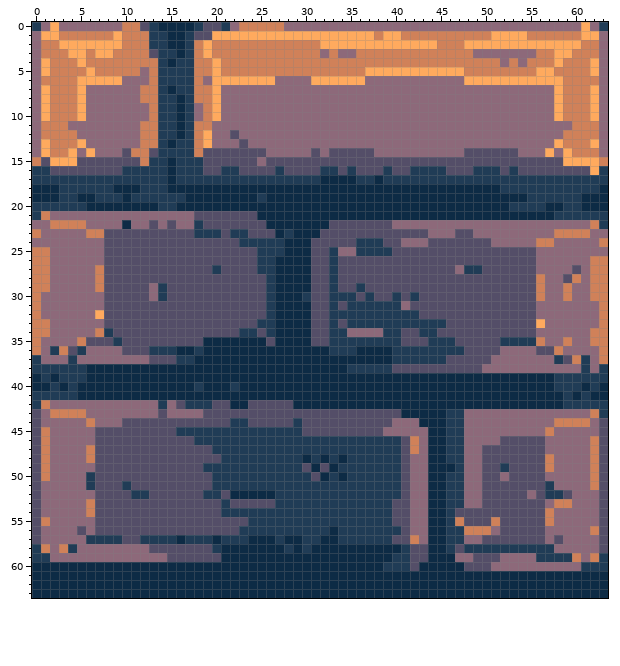
Pixel-art sprite, stored at textures/wall.png. This is how it looked before the edit.
The file is 64x64 pixels.
New version:
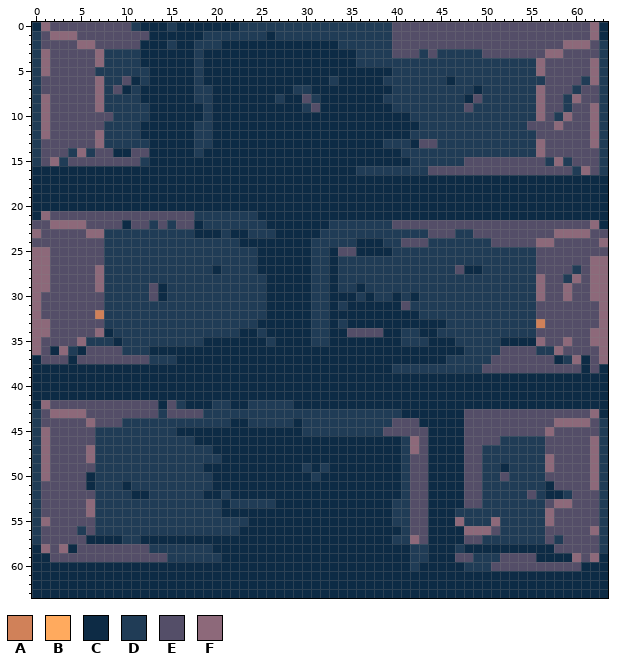
Palette (. is transparent): A #d08159  B #ffaa5e  C #0d2b45  D #203c56  E #544e68  F #8d697a
What changed:
Changed rows in their new state; - is an unchanged pixel.
first column x 0:
 0 C-EEEEEEEEEDCC-D--CCCCCDDDDDDDDDDDDDDDDDEEEEEEEEEEEEEEEEEEEEEE-C
 1 DEFFFEEEEEEEECC--CCDDDDDDDCDDDDDDDDDDDDDEEEEEEEEEEEEEEEEEEEEEEFC
 2 DEEEEFFEEEEECCCD-CDDDCCCCCCCCCCCCCDDDDDDEEEEEEEEEEEEEEEEEEEFFFED
 3 DFEEEEEFDDDDCCCC-CDCCCCCCCCCCCCCCCCCDDDDEEEDEDDDDDEEEEEEEFFEEEED
 4 DFEEEEEFDDDDCCC-CCDCCCCCCCCCCCCCCCCCDDDDDDDDDDDDDDDDDDDDFEEEEEFD
 5 DFEEEEEDDDDDDCCCCCDCCCCCCCCCCCCCCCCCCCCCDDDDDDDDDDDDDDDDFEEEEEFD
 6 DEEEEEEFDDECDCCCCCDCCCCCCCCCCCCCCDCCCCCDDDDDDDCDDDDDDDDDDEEEEDFD
 7 DEEEEEE-DECDCCC-CCDDCCCCCCCCCDDCCCCCCCCCDDDDDDDDDCDDDDDD-EEEDEED
 8 DFEEEEE-DDDDCCCC-CDDCCCCCCCDCCEDCCCCCCCDDDDDDDDDCEDDDDDD-EEDFEED
 9 DFEEEEE-DDDDDCCC-CCDCCCCCCCCCCDECCCCCCCCDDDDDDDDEDDDDDDD-EEDEEFD
10 DFEEEEEEEDDDDCCC-CCDCCCCCCCCCCCCCCCCCCCCCCDDDDDDDDDDDDDD-EDFEEFD
11 DFEEEEEEDDDDCCCC-CDDCCCCCCCCCCCCCCCCCCCCCCCDDDDDDDDDDDDEEE-EEEFD
12 DFEEEEE-DDDDCCCC-CDDCCCCCCCCCCCCCCCCCCCCCCDDDDDDDDDDDDDDEEEEEEFD
13 DEEEEEE-DDDDDCC-CCDDCCCCCCCCCCCCCCCCCCCDDDCEEDDDDDDDDDDD-EEEEEFD
14 DEEED-DEECCEECCCCCDCCCCCCCCCCCCCCCCCCCCCCDDDDDDDDDDDDDDD-EEEEEED
15 D-FDE-------DCC-CCCCCCCCCCCCCCCCCCCCCCCCCCDDDDDD---------DFDEEED
16 CCCCCCCCCCCCCCC-CCCCCCCCCCCCCCCCCCCCDDD-DD--EE---EEE-E------DFE-
17 CCCCCCCCCCCCCCC-CCCCCCCCCCCCCCCC----CC-CCCCCCCCCCCCCCCCCCCCCCCCC
18 ---CCCCCC---CCC-------------------------------------CCCCCCCCCCC-
19 ---CC--CCC-CCCCCC--------C-----------------------------CCCCCC---
20 CCCCCC--------CC-------------------------------------CCCC--CC---
21 CFEEEEEEEEEEEEEEEEDDDDDDD---------------------------------CCCCCC
22 EEFFFFEEEE-EEDEDEECDDDDDDD-------DDDDDDDEEEEEEEEEEEEEEEEEEEEEEFC
23 FEEEEEFFDDDDDDDDDDCCCDCCDDD-C---DDDDDDDDDDDDEEEDDEEEEEEEEEFFFFEE
24 EEEEEEEEDDDDDDDDDDDDDDDCCCCC---DDDDDCCCDDEEEDDDDDDDEEEEEFFEEEEEF
25 FFEEEEEEDDDDDDDDDDDDDDDDDCCC---DDCEECCCCDDDDDDDDDDDDDDDDEEEEEEEE
26 FFEEEEEEDDDDDDDDDDDDDDDDDCC----DDCDDDDDDDDDDDDDDDDDDDDDDEEEEEEFF
27 FFEEEEEFDDDDDDDDDDDDCDDDDCC----DDCDDDDDDDDDDDDDECCDDDDDDEEEEDEFF
28 FFEEEEEFDDDDDDDDDDDDDDDDDDC----DDCDDDDDDDDDDDDDDDDDDDDDDFEEDFEFF
29 FFEEEEEFDDDDDECDDDDDDDDDDDC----DDCDDCDDDDDDDDDDDDDDDDDDDFEEFEEFF
30 FEEEEEEEDDDDDECDDDDDDDDDDDC---CDDCCCDCDDCDCDDDDDDDDDDDDDFEEFEEFF
31 FEEEEEEEDDDDDDDDDDDDDDDDDDC----DDCDCCCCCCEDDDDDDDDDDDDDDEEEEEEEF
32 FEEEEEEADDDDDDDDDDDDDDDDDDC----DDCCCCCCCCCCDDDDDDDDDDDDDEEEEEEEF
33 FFEEEEEEDDDDDDDDDDDDDDDDDCC----DDCDCCCCCCCCCCCDDDDDDDDDDAEEEEEEF
34 FFEEEEEFCDDDDDDDDDDDDDDCCDC----DDCCEEEECCDDCCDDDDDDDDDDDEEEEEEFF
35 FEEEEFDDDCDDDDDDDDD-------D----DDCCCCCCCCDDDCCCDDDDDCCCCFEEFEEFF
36 FECFDCEEEEDDDCCC--C--------------CCC----CCCCCCCCDDDDEEEEDDFEEEEF
37 CEEECEEEEEEEEDDDCC----------------------CCCCCCDDDDDEEEEEEECDFCEF
38 CCCCCC-----------------------------CCCCCDDDDDDDDDDEEEEEEEEEEECEC
39 -C-CCC----------------------------------------------------CCCCCC
40 --C-C-------------C---C-----------------------------------CCC-C-
41 CCCCC------------------------------------------------------C-C--
42 CFEEEEEEEEEEEECEDCCCDD--DDDDD------------------------------CCCCC
43 DEFFFFEEEEEEEEDEEEEDDDDDDDDDDDDDDDDDDDDDD-----CCEEEEEEEEEEEEEEFC
44 DEEEEEFEEEDDDDDDDDDDDDCCDDDDDCDDDDDDDDDDEEE---CCEEEEEEEEEEFFFFED
45 DFEEEEEDDDDDDDDDCCCCCCCCCCCCCCDDDDDDDDDEEEEE--CCEEEEEEEEEFEEEEED
46 DFEEEEEDDDDDDDDDDDCCCCCCCCCCCCCCCCCCCCCCCDFE--CCEEEEDDDDDEEEEEFD
47 DFEEEEFDDDDDDDDDDDDDCCCCCCCCCCCCCCCCCCCCCDFE--CCEEDDDDDDDEEEEEFD
48 DFEEEEFDDDDDDDDDDDDDDCCCCCCCCC-C-C-CCCCCCDEE--CCEEDDDDDDDFEEEEFD
49 DFEEEEEDDDDDDDDDDDDCCCCCCCCCCCD-D-CCCCCCCDEE---CEEDDCDDDDFEEEEFD
50 DFEEEECDDDDDDDDDDDDDCCCCCCCCCCCD-C-CCCCCCDEE--CCEEDDEDDDDEEEEEFD
51 DEEEEECDDDCDDDDDDDDDCCCCCCCCCCCCCCCCCCCCCDEE--CCEEDDDDDDDCEEEEFD
52 DEEEEEEDDDDCCDDDDDDCCD-----CCCCCCCCCCCCCCDEE--CCEEDDDDDEDCCDEEED
53 DEEEEEFDDDDDDDDDDDDDDCDDDDDCCCCCCCCCCCCCDDEE--CCEEDDDDDDDEFFEEED
54 DEEEEEFDDDDDDDDDDDDDDCCCCCCCCCCCCCCCCCCCDDEE--CDDDDDDDDDDFEEEEED
55 DFEEEEEDDDDDDDDDDDDDDDDDCCCCCCCCCCCCCCCCDDEE--CFDDDFDDDDDFEEEEED
56 DEEEEDEDDDDDDDDDDDDDDDDCCCCCCCCCC-CCCCCCCDEE--CCFFFEDDDDDEEEEEFD
57 DEEEEECCCCDDCCCC-CCC-CCC---C--CC--CCCCCCDDFE--CCEEDDDDDDDEDEEEED
58 CFEFCEEEEEEEEDDDDDDDC-------C-C----------CDD--CDCCCCCCCCCCEEEEED
59 CCEEEEEEEEEEEEEDDDDDD-------------------CCDD---EEDDDEEEECCCCFEFC
60 ---------------------------------------CCCD-----DDDEEEEEEEEEECCC
Pixel boxes of the changes (left, top, right, bottom) in both pictures:
changed: (32, 22, 608, 571)
